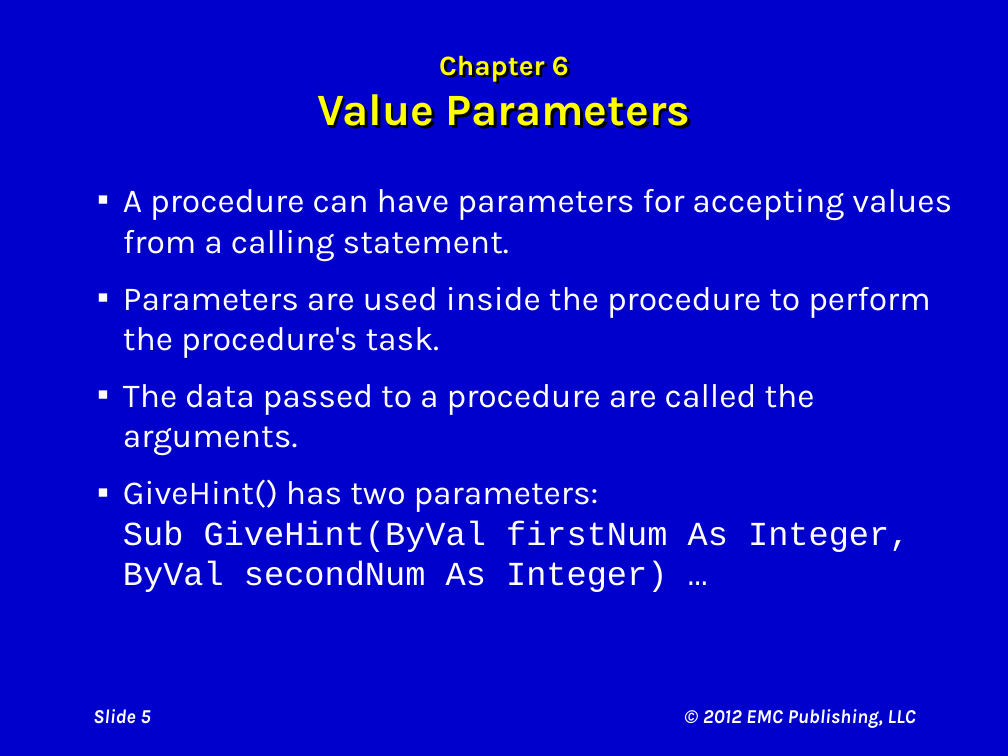
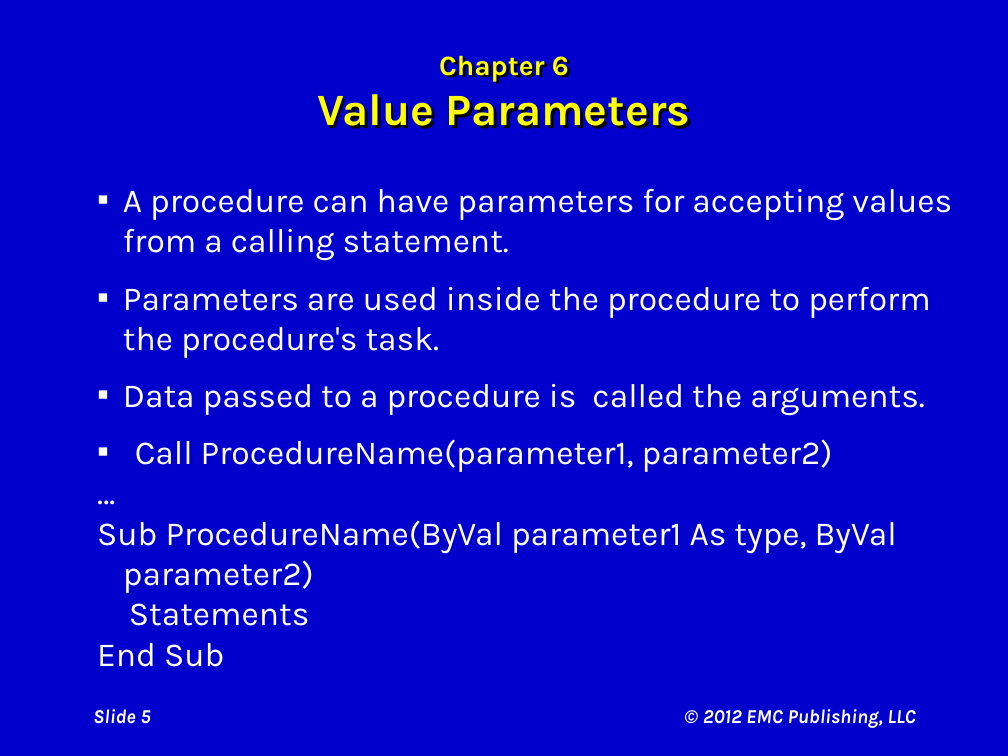
Before and after one commit to rvolyar/MHSCompSci, a slide deck: slide 5 of assets/courses/compsci1/Cosma/Ch06 Visual Aids.pptx. Drawn at 1008x756 pixels with LibreOffice and Linux fonts; fonts in the diff are those of the drawing. Boxes give left, top, right and bottom in pixels: in the first picture for what was removed or moved away, otherwise in the second. Text is boxed around its words. In the diff, an @@ line names an element or a change of style, - is before the commit and + after.

```diff
--- a/assets/courses/compsci1/Cosma/Ch06 Visual Aids.pptx
+++ b/assets/courses/compsci1/Cosma/Ch06 Visual Aids.pptx
@@ text at [97, 384, 925, 667]: text changed @@
-▪ The data passed to a procedure are called the arguments.
-▪ GiveHint() has two parameters:
-  Sub GiveHint(ByVal firstNum As Integer,
-  ByVal secondNum As Integer) …
+▪ Data passed to a procedure is called the arguments.
+▪ Call ProcedureName(parameter1, parameter2)
+…
+Sub ProcedureName(ByVal parameter1 As type, ByVal parameter2)
+Statements
+End Sub
```
Also in this commit, not shown: 7 other files.
